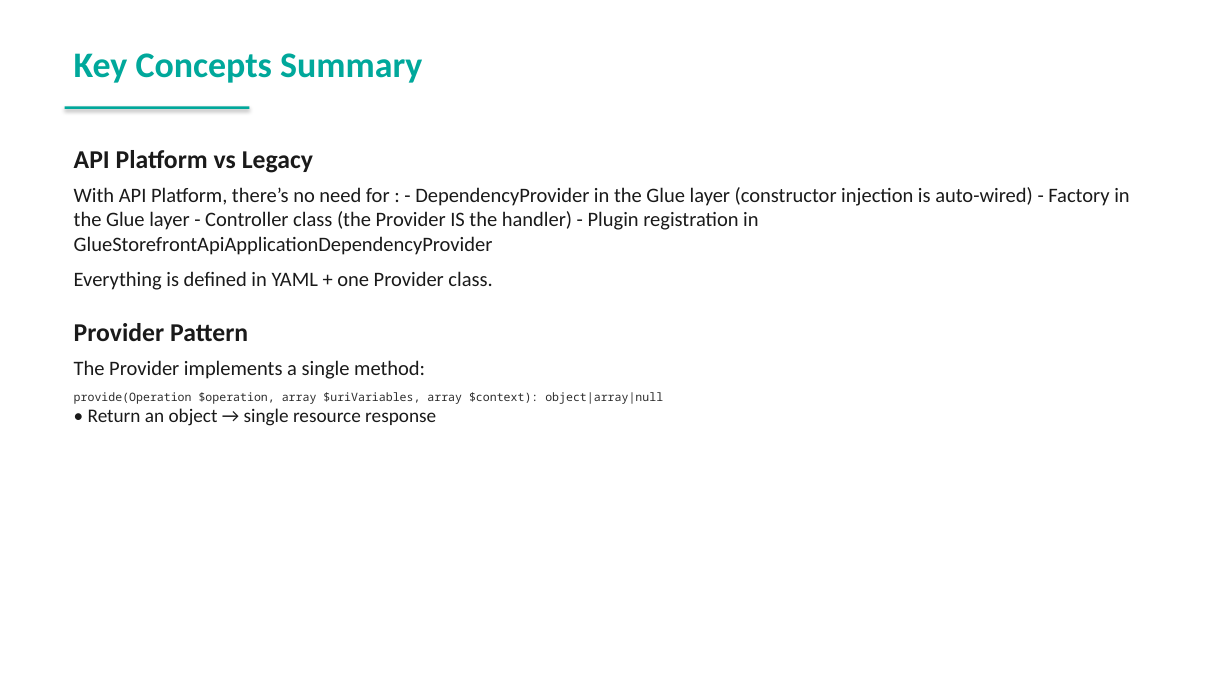
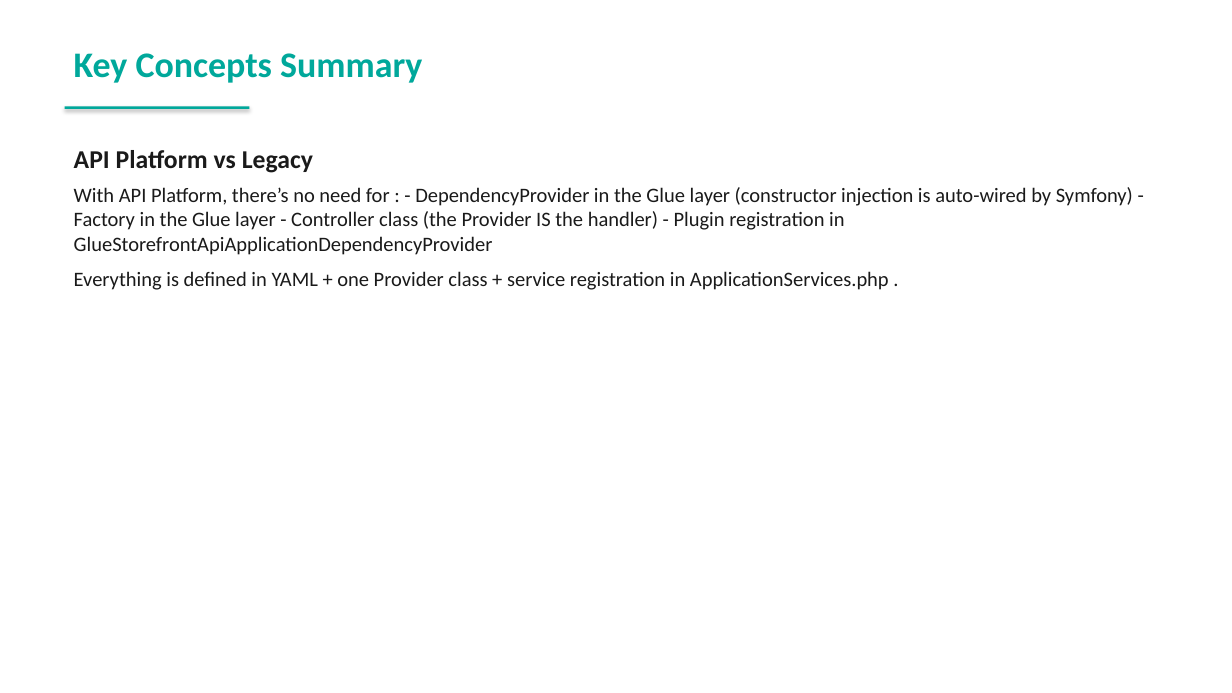
Before and after one commit to spryker-academy/instructor-exercises, a slide deck: slide 154 of guides-pptx/spryker-academy-professional.pptx (slide 143 before the commit). Drawn at 1232x693 pixels with LibreOffice and Linux fonts; fonts in the diff are those of the drawing. Boxes give left, top, right and bottom in pixels: in the first picture for what was removed or moved away, otherwise in the second. Text is boxed around its words. In the diff, an @@ line names an element or a change of style, - is before the commit and + after.

```diff
--- a/guides-pptx/spryker-academy-professional.pptx
+++ b/guides-pptx/spryker-academy-professional.pptx
@@ text at (74, 187, 1133, 290): text changed @@
-With API Platform, there’s no need for : - DependencyProvider in the Glue layer (constructor injection is auto-wired) - Factory in the Glue layer - Controller class (the Provider IS the handler) - Plugin registration in GlueStorefrontApiApplicationDependencyProvider
-Everything is defined in YAML + one Provider class.
-Provider Pattern
-The Provider implements a single method:
-provide(Operation $operation, array $uriVariables, array $context): object|array|null
-• Return an object → single resource response
+With API Platform, there’s no need for : - DependencyProvider in the Glue layer (constructor injection is auto-wired by Symfony) - Factory in the Glue layer - Controller class (the Provider IS the handler) - Plugin registration in GlueStorefrontApiApplicationDependencyProvider
+Everything is defined in YAML + one Provider class + service registration in ApplicationServices.php .
```
Also in this commit, not shown: 106 other slides changed, 23 slides added, 11 slides removed, 46 other files.
